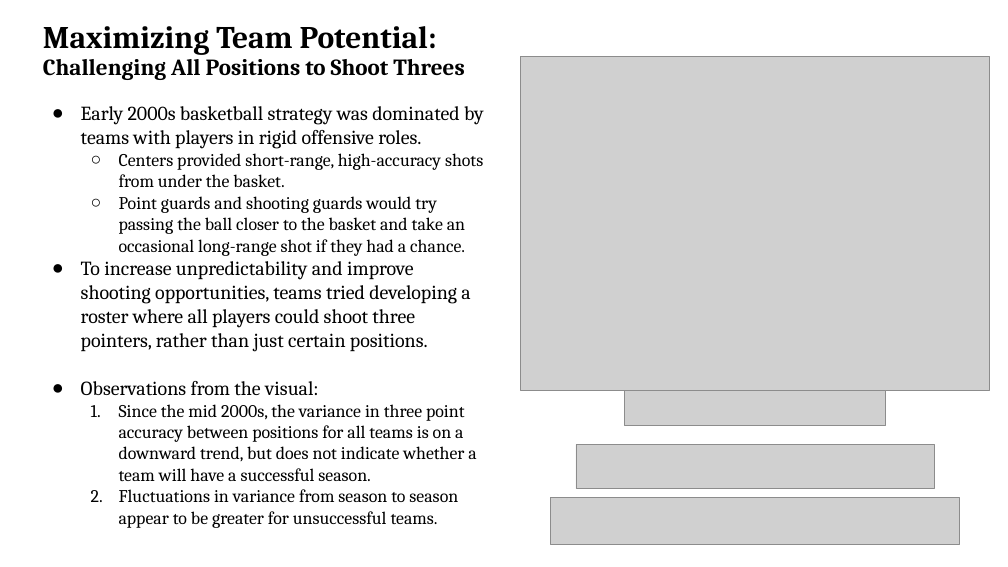
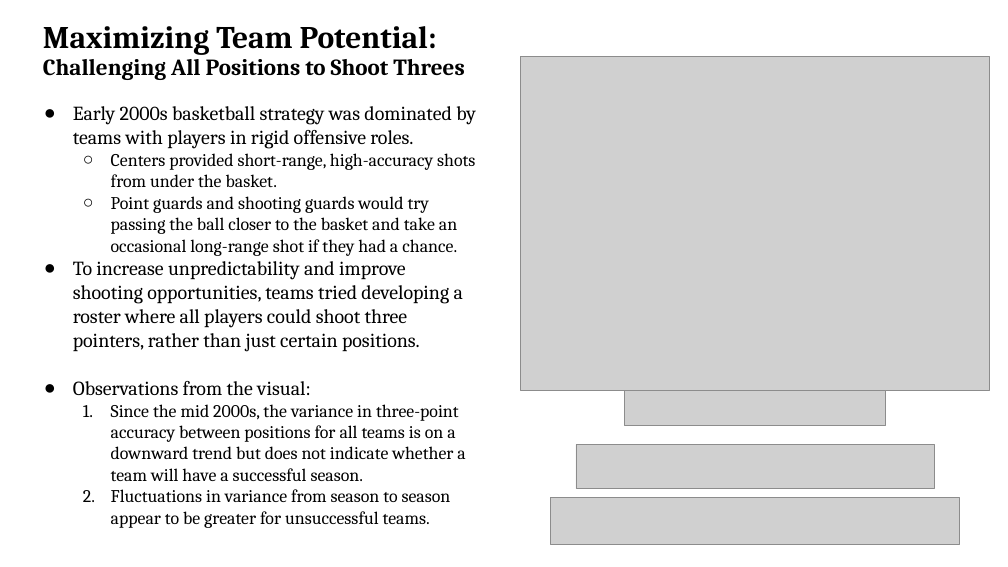
Before and after one commit to chanafin/7-GWHW, a slide deck: slide 5 of thelastdance .pptx. Drawn at 1008x567 pixels with LibreOffice and Linux fonts; fonts in the diff are those of the drawing; grey boxes stand for pictures. Boxes give left, top, right and bottom in pixels: in the first picture for what was removed or moved away, otherwise in the second. Text is boxed around its words. In the diff, an @@ line names an element or a change of style, - is before the commit and + after.

```diff
--- a/thelastdance .pptx
+++ b/thelastdance .pptx
@@ text "Early 2000s basketball strategy was ...": place and size @@
-text "Early 2000s basketball strategy was ..." at [81,106,484,503]
+text "Early 2000s basketball strategy was ..." at [73,106,476,503]
@@ text at [111,404,465,481]: text changed @@
-1. Since the mid 2000s, the variance in three point accuracy between positions for all teams is on a downward trend, but does not indicate whether a team will have a successful season.
+1. Since the mid 2000s, the variance in three-point accuracy between positions for all teams is on a downward trend but does not indicate whether a team will have a successful season.
```
Also in this commit, not shown: 4 other slides changed.
